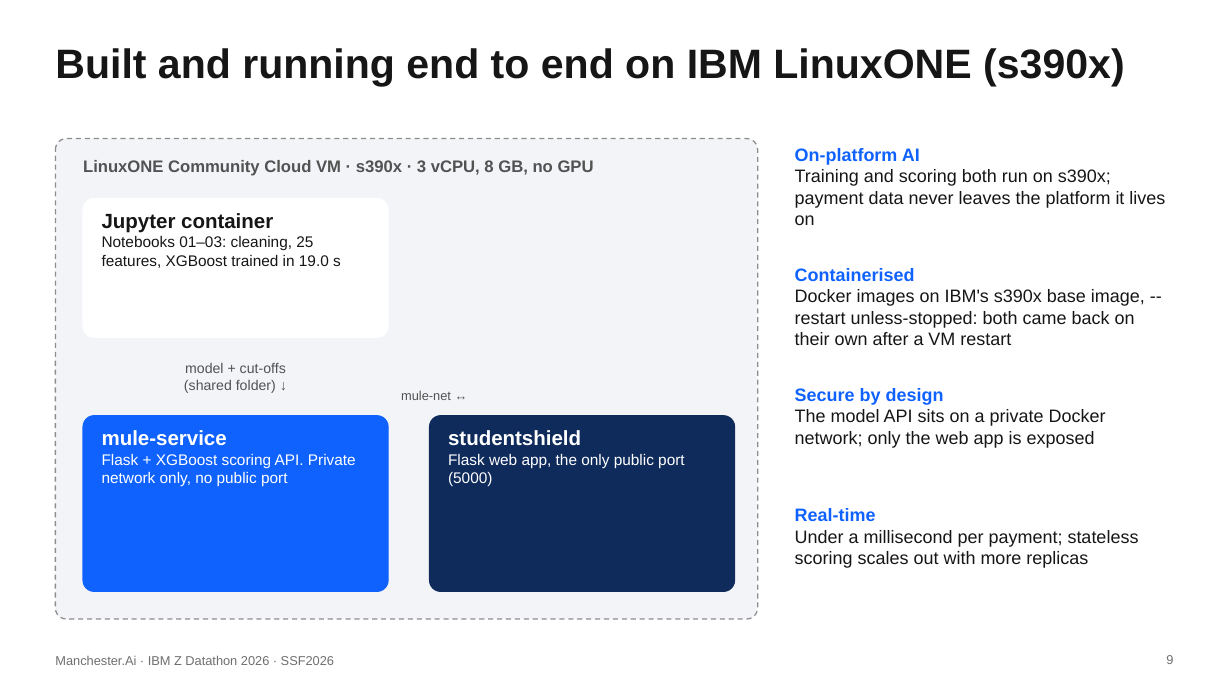
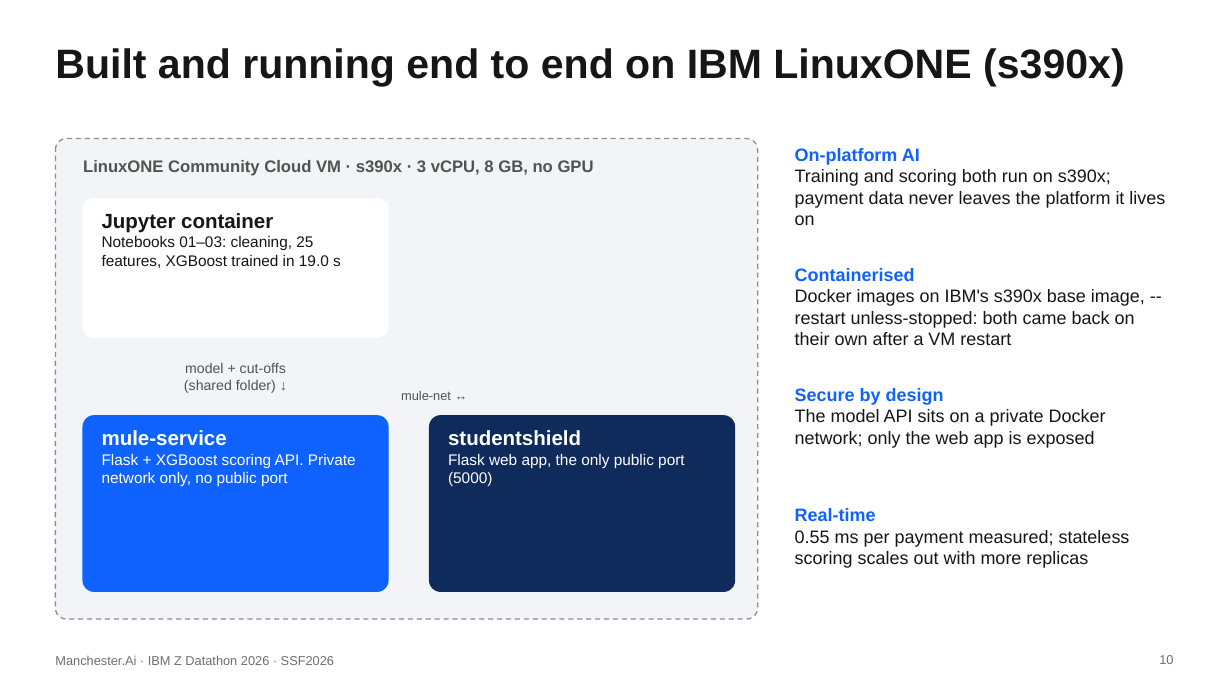
Before and after one commit to ksshubhan/manchester-imbz-datathon-2026, a slide deck: slide 10 of docs/Manchester.Ai_IBM_Z_Datathon_2026_Project.pptx (slide 9 before the commit). Drawn at 1232x693 pixels with LibreOffice and Linux fonts; fonts in the diff are those of the drawing. Boxes give left, top, right and bottom in pixels: in the first picture for what was removed or moved away, otherwise in the second. Text is boxed around its words. In the diff, an @@ line names an element or a change of style, - is before the commit and + after.

```diff
--- a/docs/Manchester.Ai_IBM_Z_Datathon_2026_Project.pptx
+++ b/docs/Manchester.Ai_IBM_Z_Datathon_2026_Project.pptx
@@ text at [795, 530, 1130, 568]: text changed @@
-Under a millisecond per payment; stateless scoring scales out with more replicas
+0.55 ms per payment measured; stateless scoring scales out with more replicas
@@ page number at [1159, 655, 1173, 664]: text changed @@
-9
+10
```
Also in this commit, not shown: 2 slides added, 12 other files.
